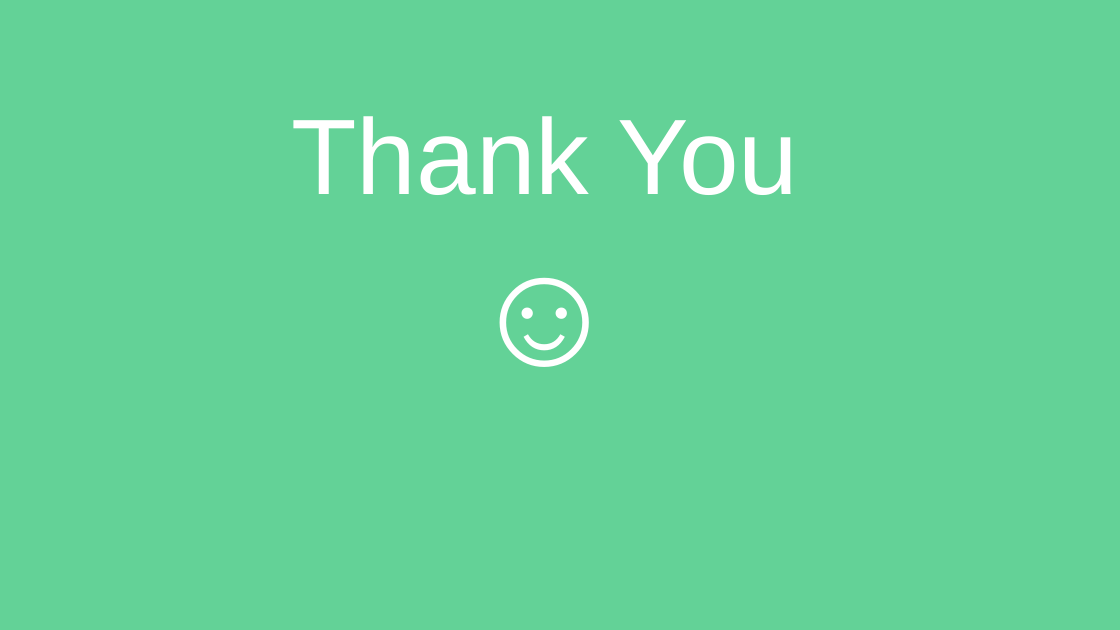
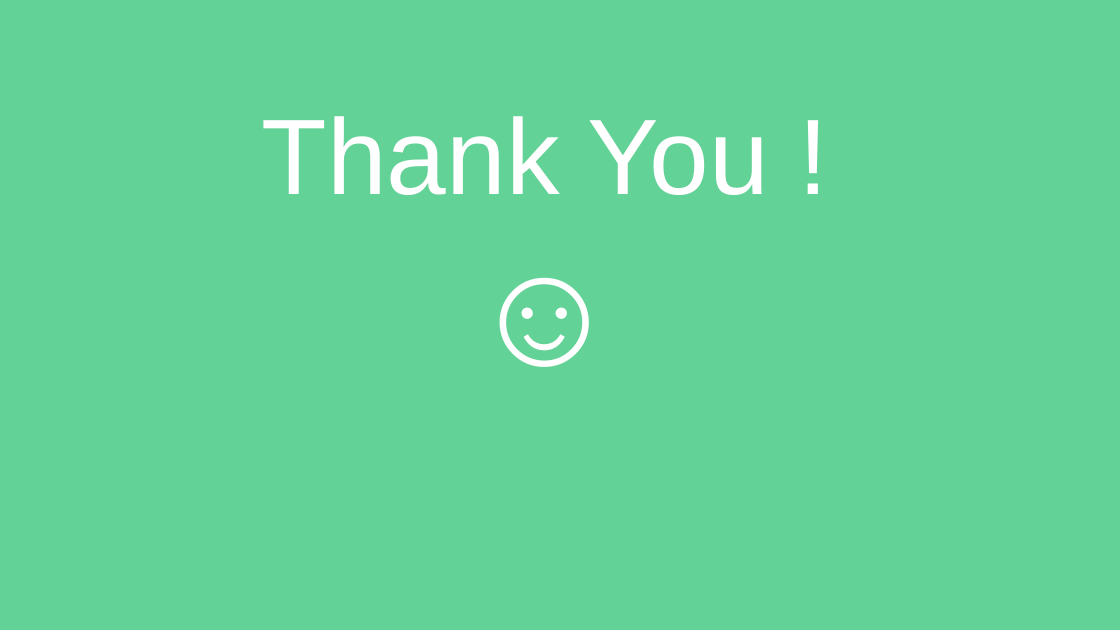
Before and after one commit to NidhiBhanushali3701/KeyBase, a slide deck: slide 11 of PY MP PPT.pptx (slide 9 before the commit). Drawn at 1120x630 pixels with LibreOffice and Linux fonts; fonts in the diff are those of the drawing. Boxes give left, top, right and bottom in pixels: in the first picture for what was removed or moved away, otherwise in the second. Text is boxed around its words. In the diff, an @@ line names an element or a change of style, - is before the commit and + after.

Commit message:
updated doc n ppt

```diff
--- a/PY MP PPT.pptx
+++ b/PY MP PPT.pptx
@@ text at (x1=262, y1=116, x2=769, y2=195): text changed @@
-Thank You
+Thank You !
```
Also in this commit, not shown: 3 slides added, 1 slide removed, 1 other file.
